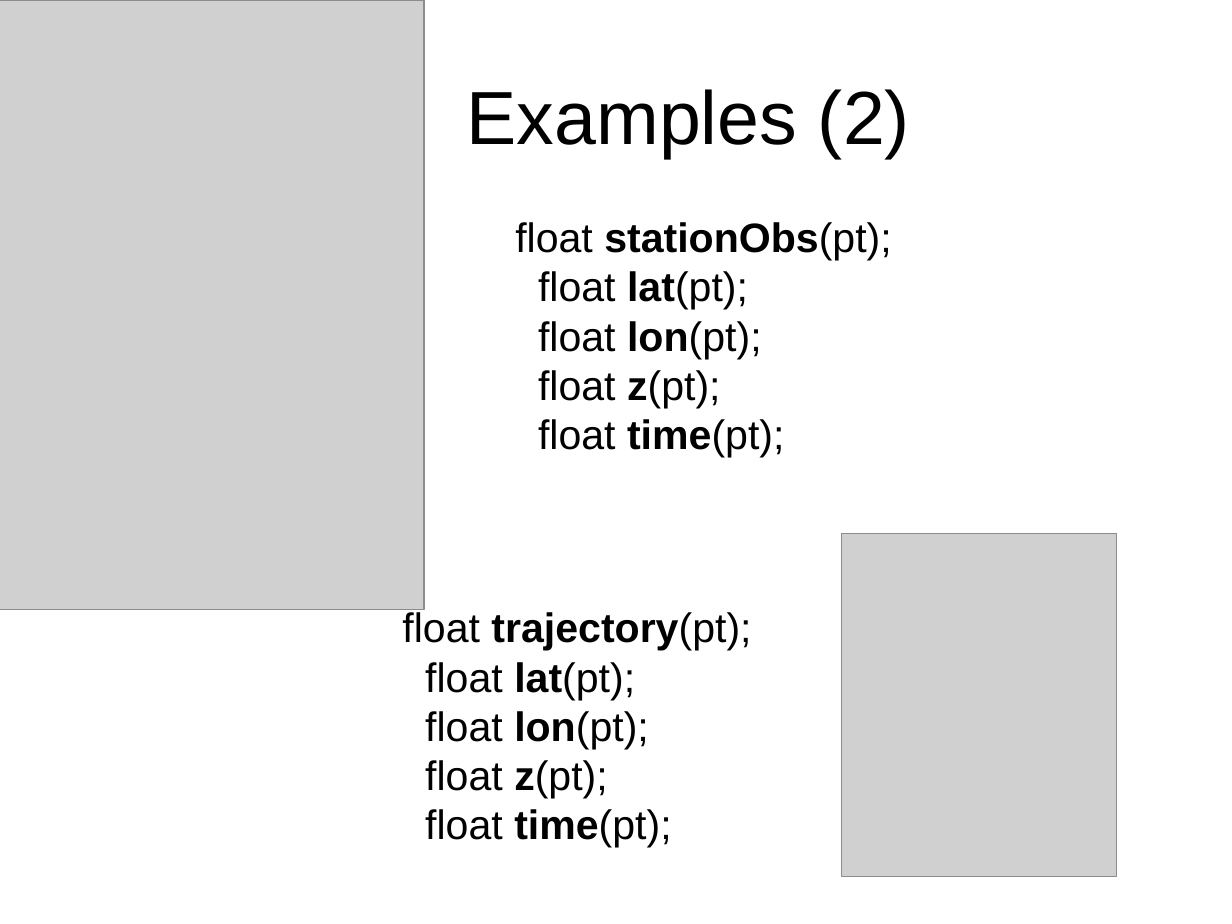
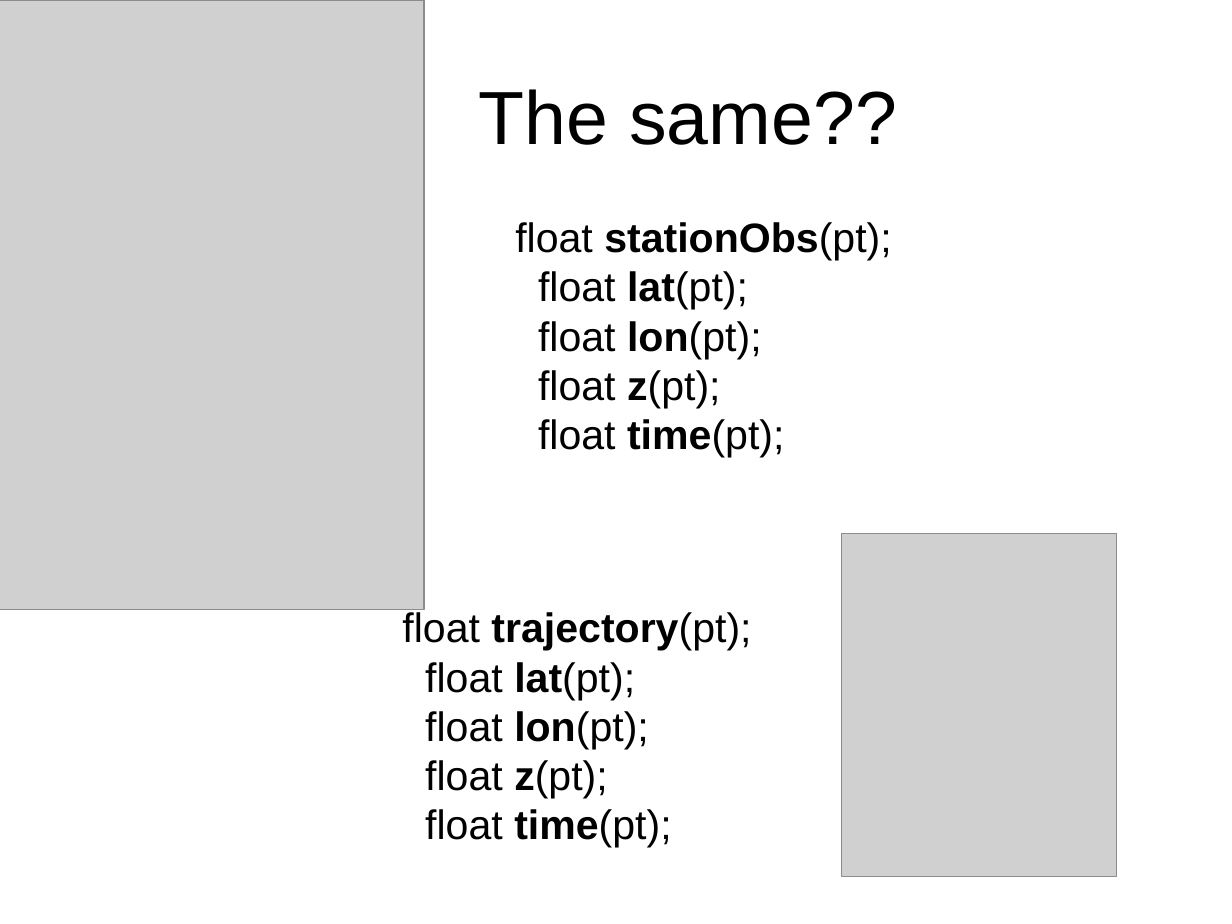
Before and after one commit to ooici-eoi/THREDDS, a slide deck: slide 21 of docs/web/netcdf-java/site/tutorial/CDMoverview.ppt. Drawn at 1232x924 pixels with LibreOffice and Linux fonts; fonts in the diff are those of the drawing; grey boxes stand for pictures; background and template pictures are left out. Boxes give left, top, right and bottom in pixels: in the first picture for what was removed or moved away, otherwise in the second. Text is boxed around its words. In the diff, an @@ line names an element or a change of style, - is before the commit and + after.

```diff
--- a/docs/web/netcdf-java/site/tutorial/CDMoverview.ppt
+++ b/docs/web/netcdf-java/site/tutorial/CDMoverview.ppt
@@ title at [479, 89, 897, 145]: text changed @@
-Examples (2)
+The same??
```
Also in this commit, not shown: 4 other slides changed, 55 other files.
